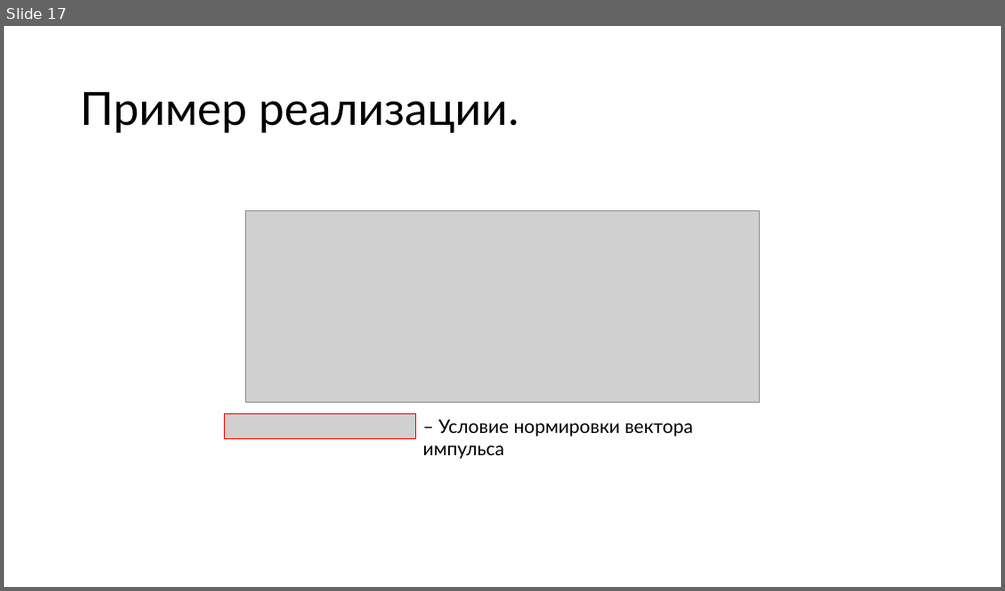
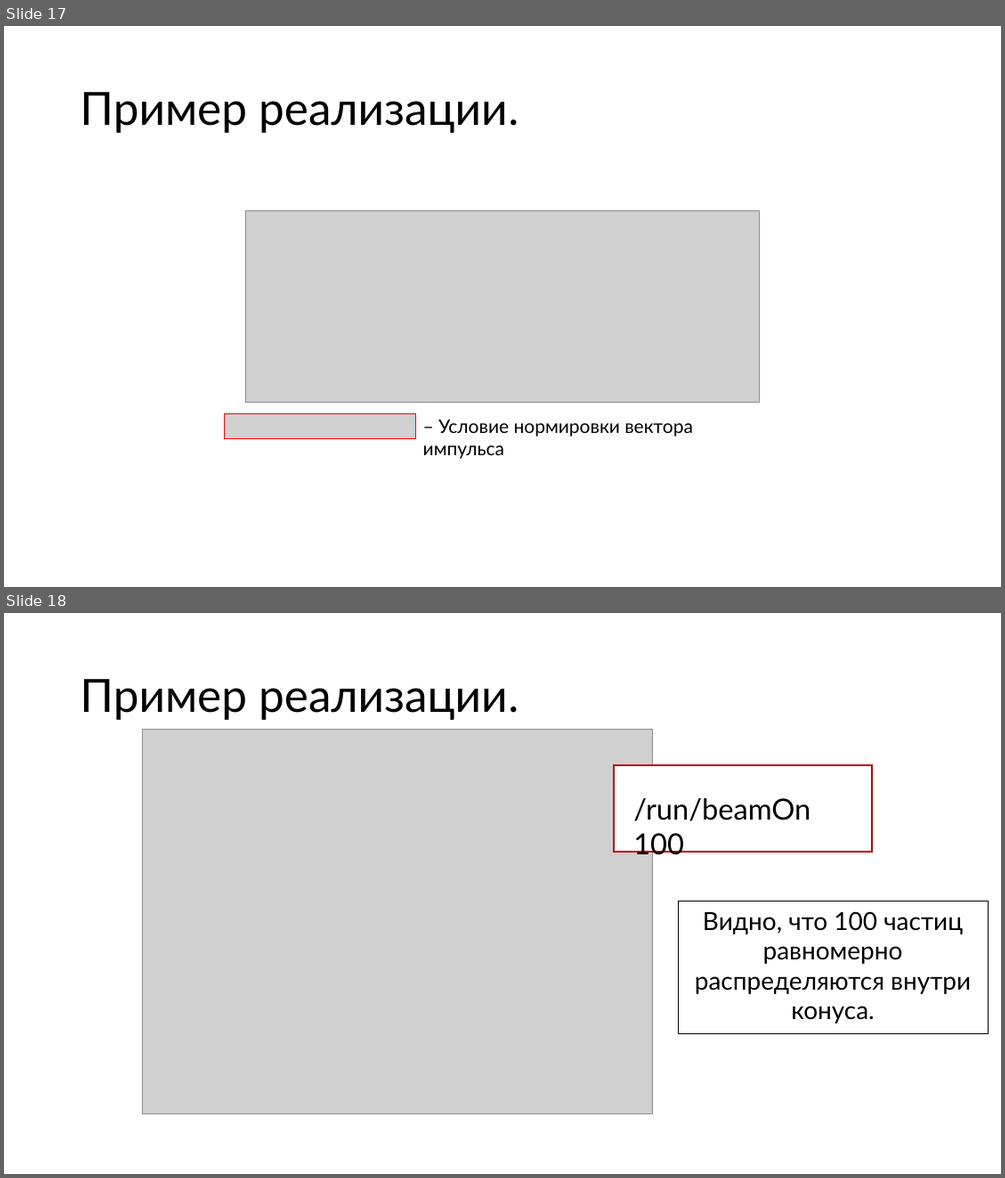
Before and after one commit to ChytyGit/iate_geant4_repository, a slide deck: additions/presentations/#4.pptx. Shown one above the other, each under a label of ours: slide 17 before the commit, slides 17 and 18 after it. The pictures are 1005x591 and 1005x1178 pixels, drawn with LibreOffice and Linux fonts; fonts in the diff are those of the drawing; grey boxes stand for pictures. Boxes give left, top, right and bottom in pixels: in the first picture for what was removed or moved away, otherwise in the second. Text is boxed around its words. In the diff, an @@ line names an element or a change of style, - is before the commit and + after.

```diff
--- a/additions/presentations/#4.pptx
+++ b/additions/presentations/#4.pptx
@@ slide 18 added at bbox=[4, 613, 1001, 1174], background #FFFFFF @@
@@ title added at bbox=[80, 679, 518, 720], 44 pt, text #000000 @@
+Пример реализации.
@@ picture added at bbox=[142, 730, 652, 1114] @@
@@ rectangle added at bbox=[615, 765, 872, 852], fill #FFFFFF, outline #C00000 1.5 pt, 18 pt, text #FFFFFF @@
+.d
@@ text added at bbox=[633, 798, 810, 860], 28 pt, text #000000 @@
+/run/beamOn 100
@@ rectangle added at bbox=[678, 901, 987, 1033], outline #000000 0.75 pt, 24 pt, text #000000 @@
+Видно, что 100 частиц равномерно распределяются внутри конуса.
```
Also in this commit, not shown: 1 slide changed, 3 other files.
